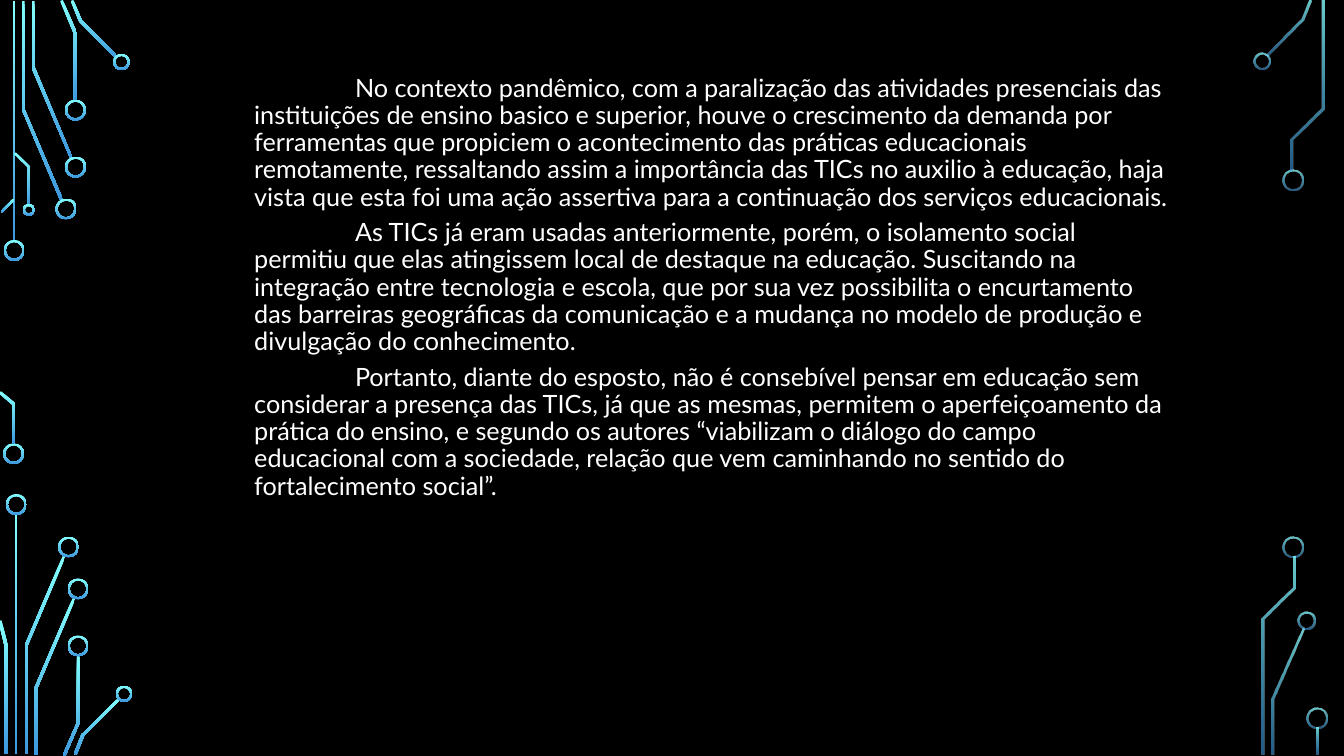
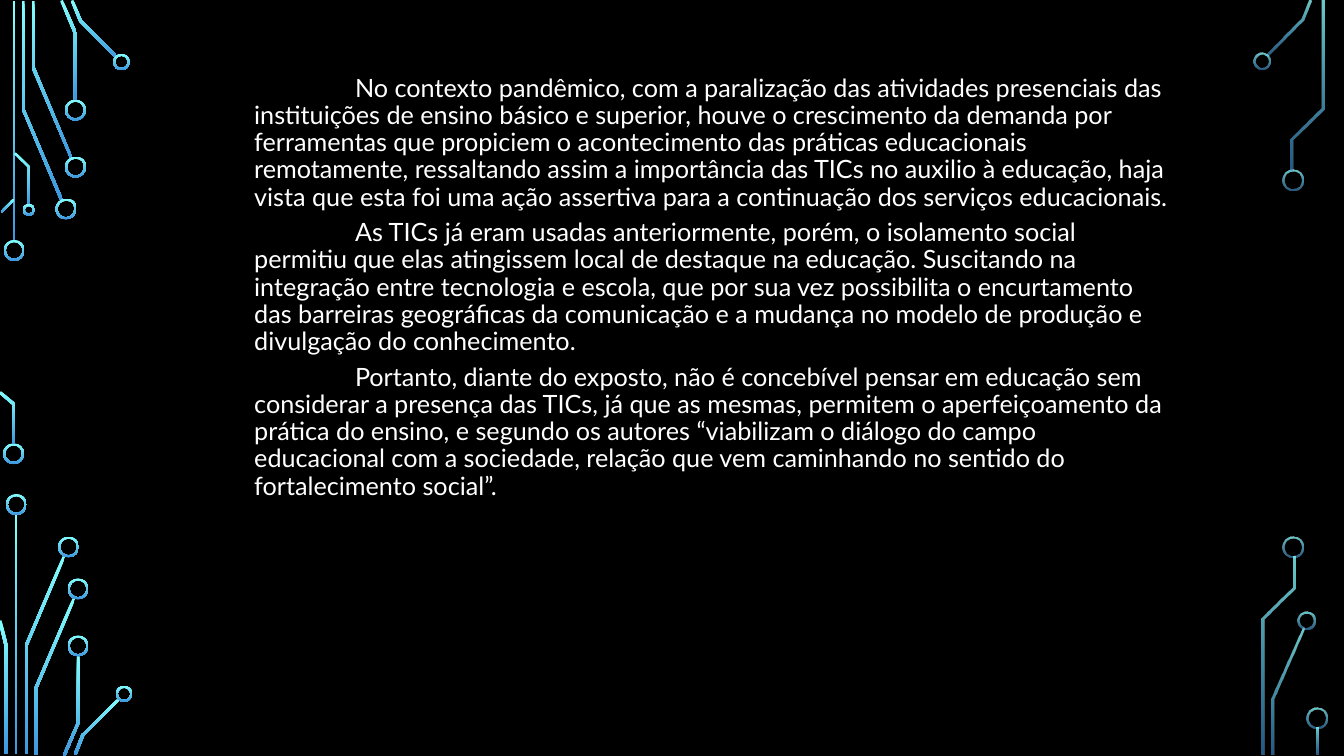
Before and after one commit to Luis-HCarvalho/pts-artigo-sintese, a slide deck: slide 7 of Apresentacao.pptx. Drawn at 1344x756 pixels with LibreOffice and Linux fonts; fonts in the diff are those of the drawing; background and template pictures are left out. Boxes give left, top, right and bottom in pixels: in the first picture for what was removed or moved away, otherwise in the second. Text is boxed around its words. In the diff, an @@ line names an element or a change of style, - is before the commit and + after.

```diff
--- a/Apresentacao.pptx
+++ b/Apresentacao.pptx
@@ text at (x1=254, y1=78, x2=1167, y2=210): text changed @@
-No contexto pandêmico, com a paralização das atividades presenciais das instituições de ensino basico e superior, houve o crescimento da demanda por ferramentas que propiciem o acontecimento das práticas educacionais remotamente, ressaltando assim a importância das TICs no auxilio à educação, haja vista que esta foi uma ação assertiva para a continuação dos serviços educacionais.
+No contexto pandêmico, com a paralização das atividades presenciais das instituições de ensino básico e superior, houve o crescimento da demanda por ferramentas que propiciem o acontecimento das práticas educacionais remotamente, ressaltando assim a importância das TICs no auxilio à educação, haja vista que esta foi uma ação assertiva para a continuação dos serviços educacionais.
@@ text at (x1=254, y1=367, x2=1162, y2=496): text changed @@
-Portanto, diante do esposto, não é consebível pensar em educação sem considerar a presença das TICs, já que as mesmas, permitem o aperfeiçoamento da prática do ensino, e segundo os autores “viabilizam o diálogo do campo educacional com a sociedade, relação que vem caminhando no sentido do fortalecimento social”.
+Portanto, diante do exposto, não é concebível pensar em educação sem considerar a presença das TICs, já que as mesmas, permitem o aperfeiçoamento da prática do ensino, e segundo os autores “viabilizam o diálogo do campo educacional com a sociedade, relação que vem caminhando no sentido do fortalecimento social”.
```
Also in this commit, not shown: 4 other slides changed, 1 slide added, 1 slide removed.
